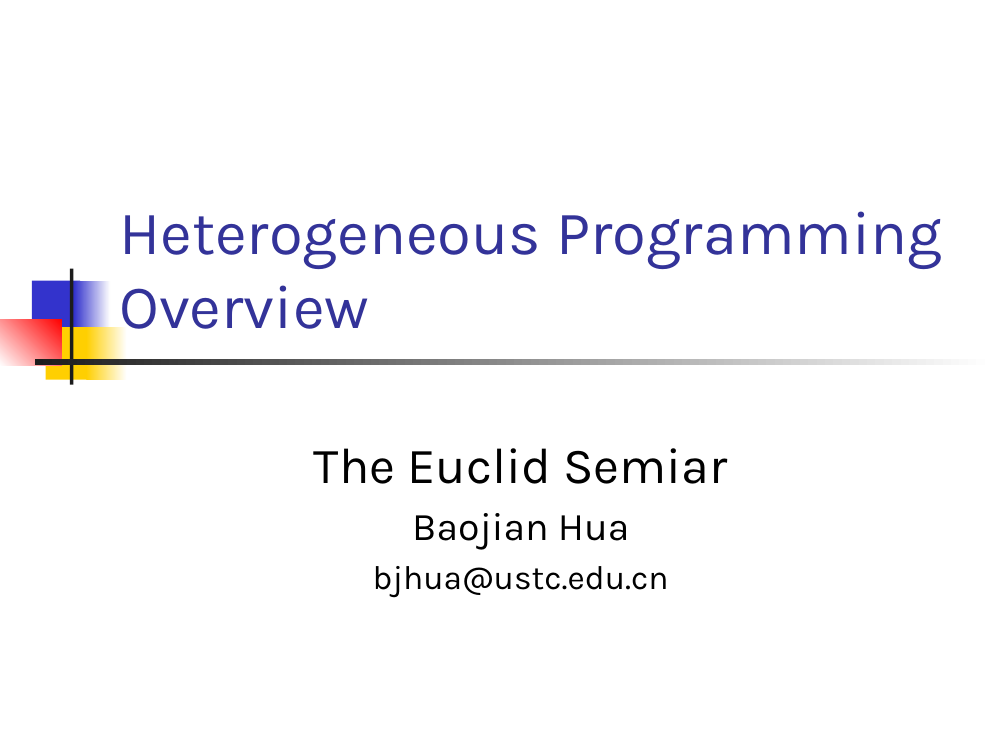
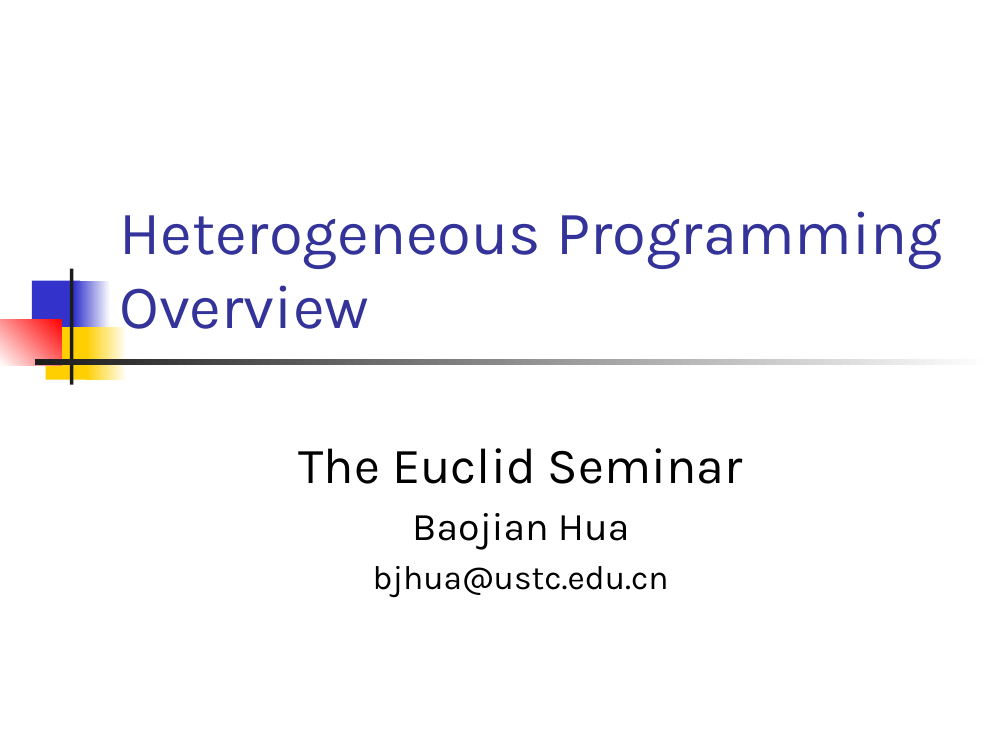
Before and after one commit to csslab-ustc/csslab-ustc.github.io, a slide deck: slide 1 of seminar/2025/slides/lec01-overview.pptx. Drawn at 1008x756 pixels with LibreOffice and Linux fonts; fonts in the diff are those of the drawing. Boxes give left, top, right and bottom in pixels: in the first picture for what was removed or moved away, otherwise in the second. Text is boxed around its words. In the diff, an @@ line names an element or a change of style, - is before the commit and + after.

```diff
--- a/seminar/2025/slides/lec01-overview.pptx
+++ b/seminar/2025/slides/lec01-overview.pptx
@@ subtitle at [299,448,743,484]: text changed @@
-The Euclid Semiar
+The Euclid Seminar
```
Also in this commit, not shown: 1 other file.
